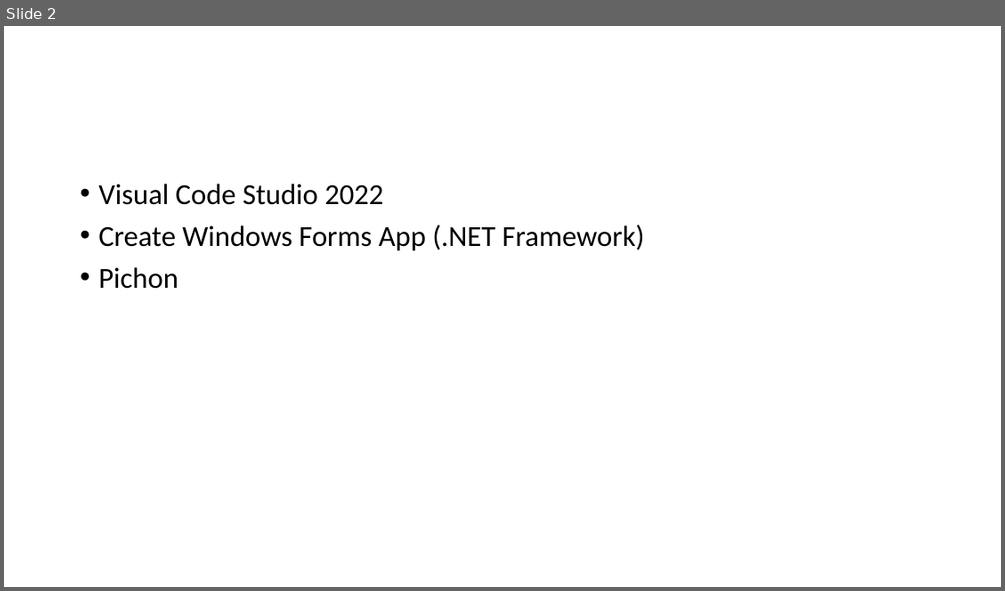
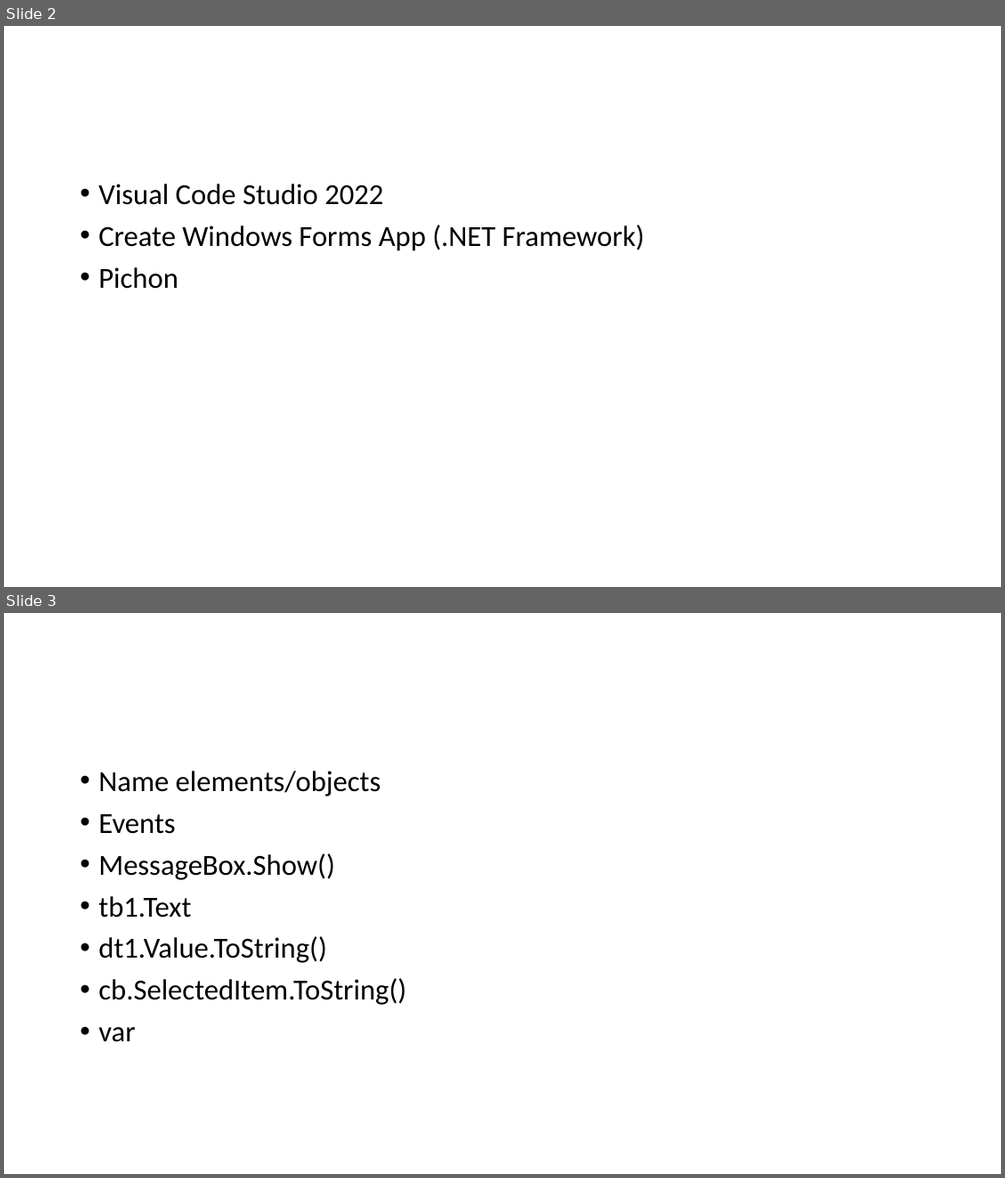
Before and after one commit to benicastro/internship-software-engineer, a slide deck: Serving Intel.pptx. Shown one above the other, each under a label of ours: slide 2 before the commit, slides 2 and 3 after it. The pictures are 1005x591 and 1005x1178 pixels, drawn with LibreOffice and Linux fonts; fonts in the diff are those of the drawing. Boxes give left, top, right and bottom in pixels: in the first picture for what was removed or moved away, otherwise in the second. Text is boxed around its words. In the diff, an @@ line names an element or a change of style, - is before the commit and + after.

```diff
--- a/Serving Intel.pptx
+++ b/Serving Intel.pptx
@@ slide 3 added at bbox=[4, 613, 1001, 1174], background #FFFFFF @@
@@ text added at bbox=[98, 771, 406, 1042], 28 pt, text #000000 @@
+• Name elements/objects
+• Events
+• MessageBox.Show()
+• tb1.Text
+• dt1.Value.ToString()
+• cb.SelectedItem.ToString()
+• var
```
Also in this commit, not shown: 21 other slides added.
